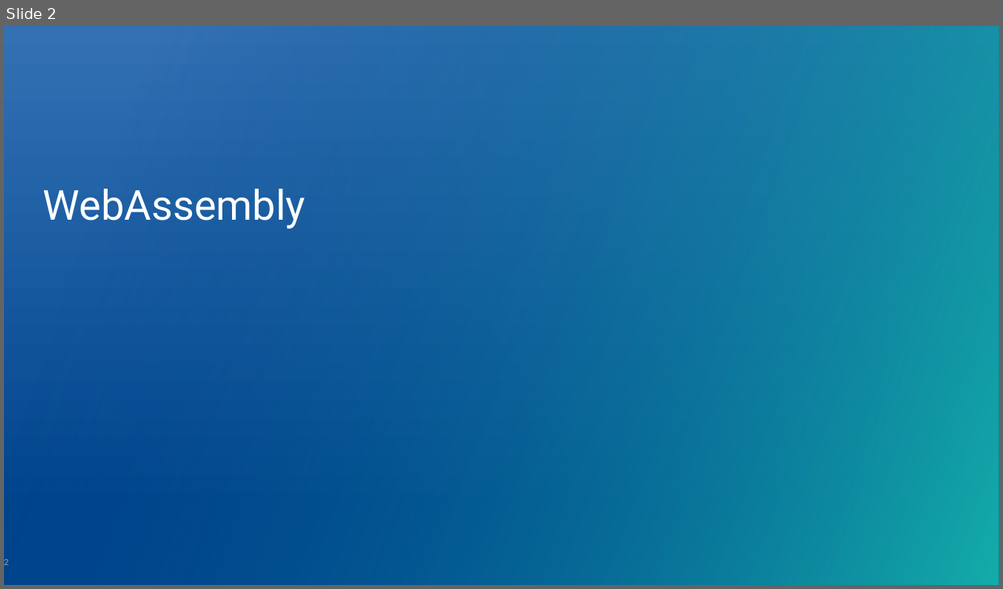
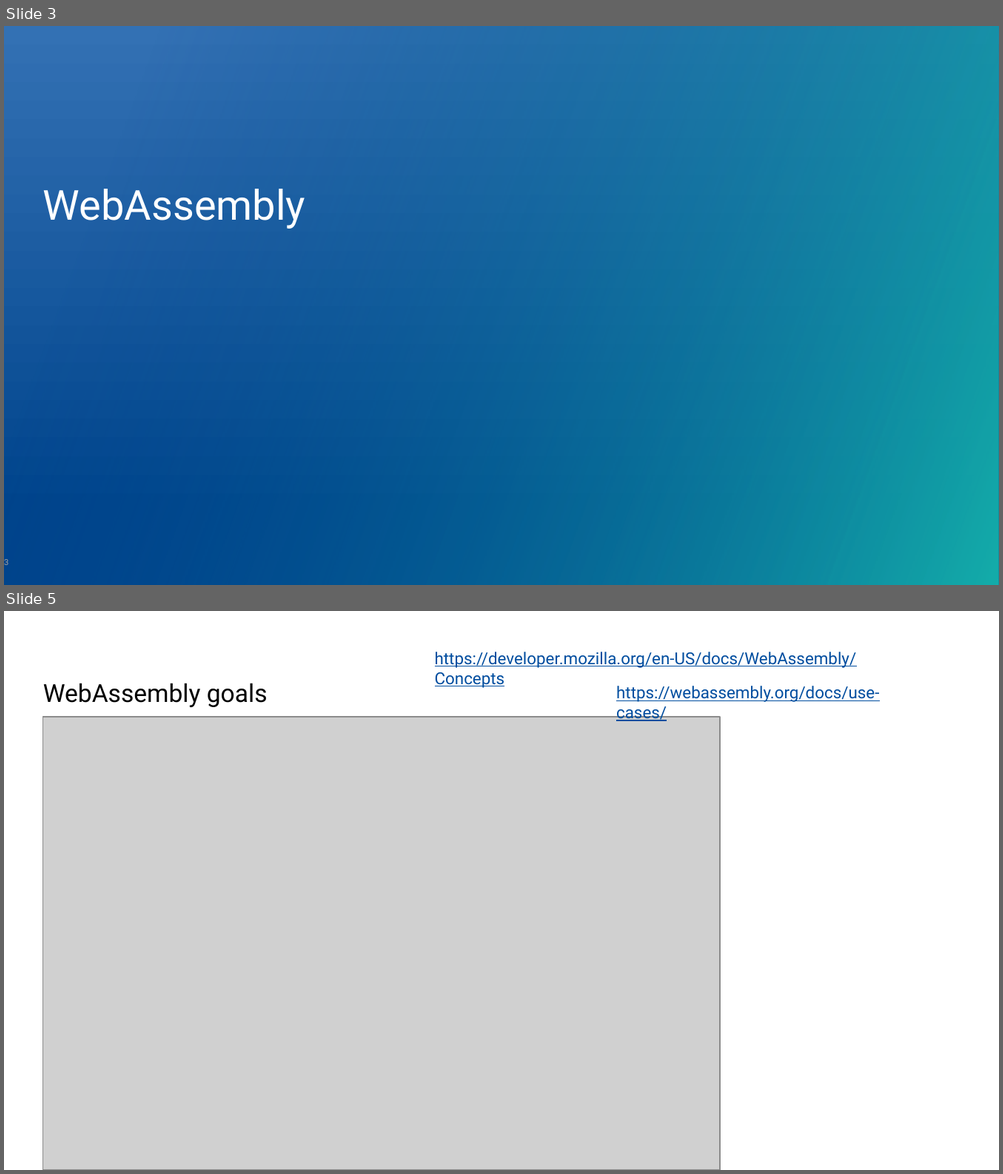
Before and after one commit to kraeuchi/blazor-hacknight, a slide deck: HackNight_WASM_Blazor.pptx. Shown one above the other, each under a label of ours: slide 2 before the commit, slides 3 and 5 after it; the slides between them are not shown. The pictures are 1003x589 and 1003x1174 pixels, drawn with LibreOffice and Linux fonts; fonts in the diff are those of the drawing; grey boxes stand for pictures; background and template pictures are left out. Boxes give left, top, right and bottom in pixels: in the first picture for what was removed or moved away, otherwise in the second. Text is boxed around its words. In the diff, an @@ line names an element or a change of style, - is before the commit and + after.

```diff
--- a/HackNight_WASM_Blazor.pptx
+++ b/HackNight_WASM_Blazor.pptx
@@ slide 5 added at (4, 611, 999, 1170), background #FFFFFF @@
@@ text added at (435, 652, 856, 688), 12 pt, text #004D9F, underline @@
+https://developer.mozilla.org/en-US/docs/WebAssembly/Concepts
@@ title added at (43, 683, 267, 707), 18 pt, text #000000 @@
+WebAssembly goals
@@ text added at (616, 686, 879, 721), 12 pt, text #004D9F, underline @@
+https://webassembly.org/docs/use-cases/
@@ picture added at (42, 716, 719, 1170) @@
@@ what was slide 2 is now slide 3 @@
```
Also in this commit, not shown: 21 slides changed, 3 other slides added, 2 slides removed.
